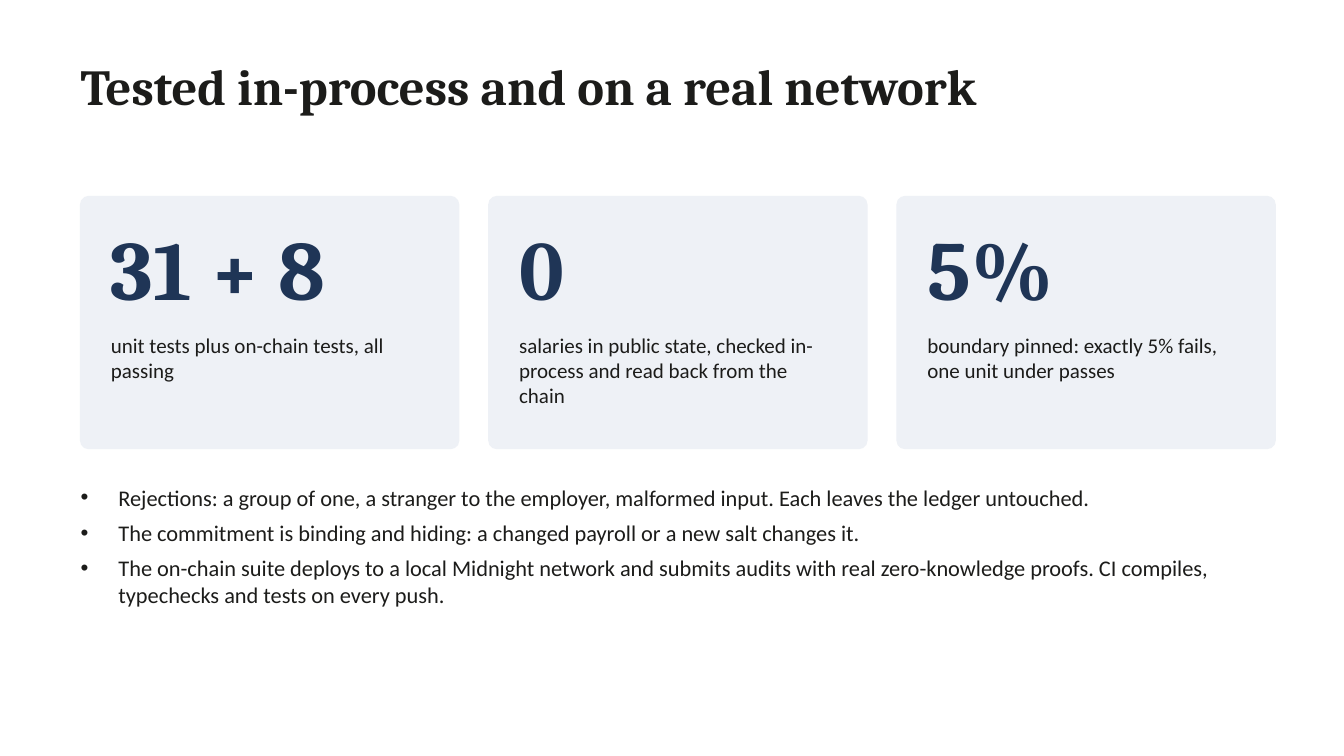
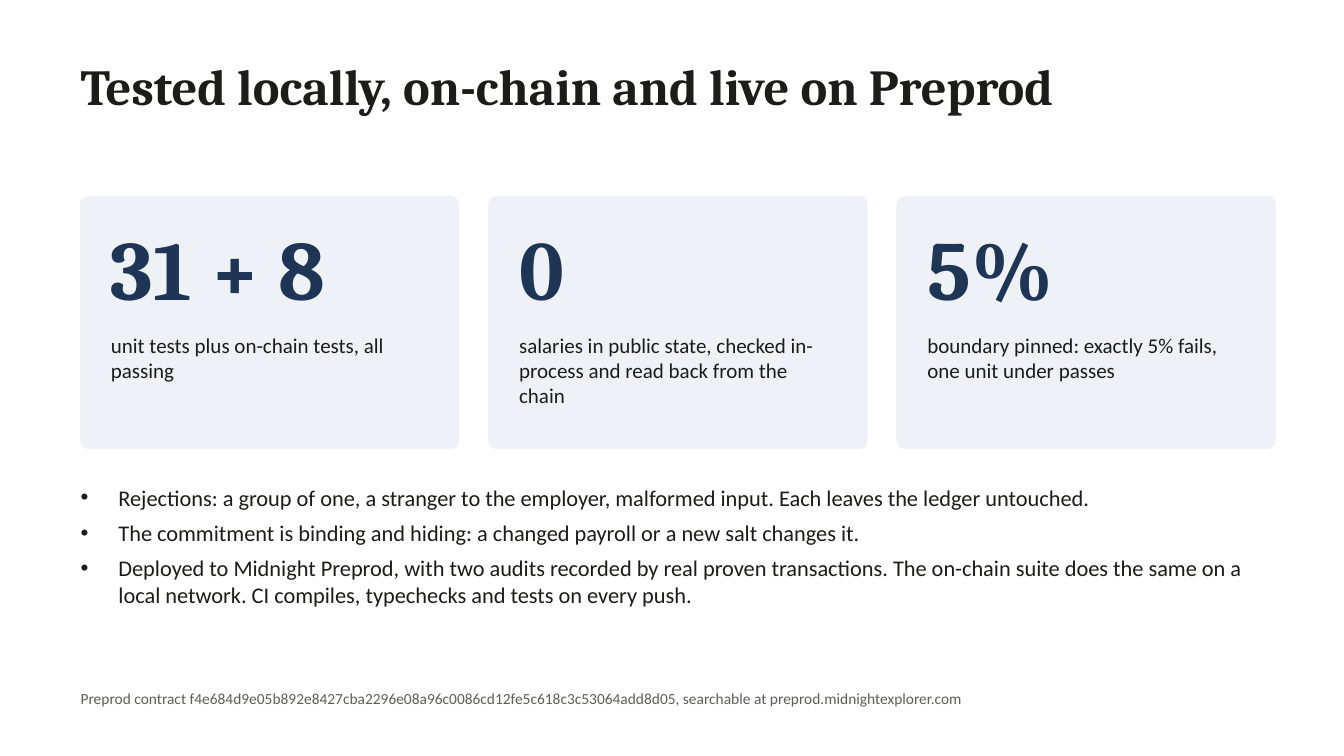
Before and after one commit to 56steve/pay-parity, a slide deck: slide 6 of docs/pay-parity-deck.pptx. Drawn at 1344x756 pixels with LibreOffice and Linux fonts; fonts in the diff are those of the drawing. Boxes give left, top, right and bottom in pixels: in the first picture for what was removed or moved away, otherwise in the second. Text is boxed around its words. In the diff, an @@ line names an element or a change of style, - is before the commit and + after.

Commit message:
docs: deck update for the Preprod deployment

```diff
--- a/docs/pay-parity-deck.pptx
+++ b/docs/pay-parity-deck.pptx
@@ text at box(81, 70, 1053, 116): text changed @@
-Tested in-process and on a real network
+Tested locally, on-chain and live on Preprod
@@ text at box(118, 560, 1241, 607): text changed @@
-• The on-chain suite deploys to a local Midnight network and submits audits with real zero-knowledge proofs. CI compiles, typechecks and tests on every push.
+• Deployed to Midnight Preprod, with two audits recorded by real proven transactions. The on-chain suite does the same on a local network. CI compiles, typechecks and tests on every push.
@@ text added at box(81, 693, 962, 707), 11 pt, text #5E5E58 @@
+Preprod contract f4e684d9e05b892e8427cba2296e08a96c0086cd12fe5c618c3c53064add8d05, searchable at preprod.midnightexplorer.com
```
Also in this commit, not shown: 1 other slide changed.
